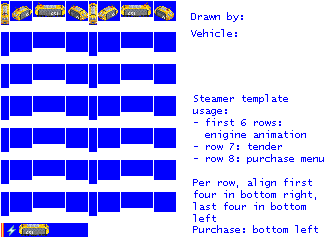
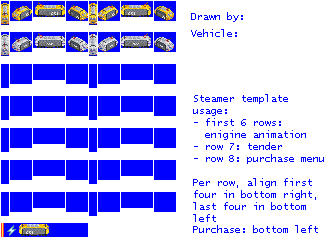
Before/after of a 331 × 237 layered artwork. What changed in the layer stack:
painted on "empty.png" over [1, 33, 174, 56]
